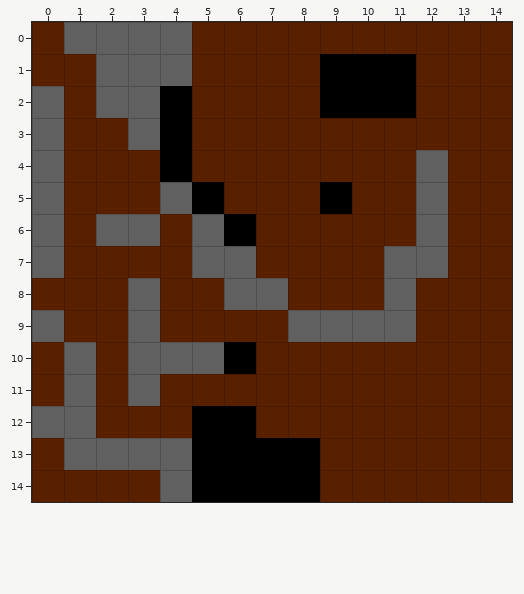
Two states of a Tiled map, client/data/maps.tmx. That is the earlier state.
Cells are 32x32 px. Shown: x 0..14, y 0..14.
New version:
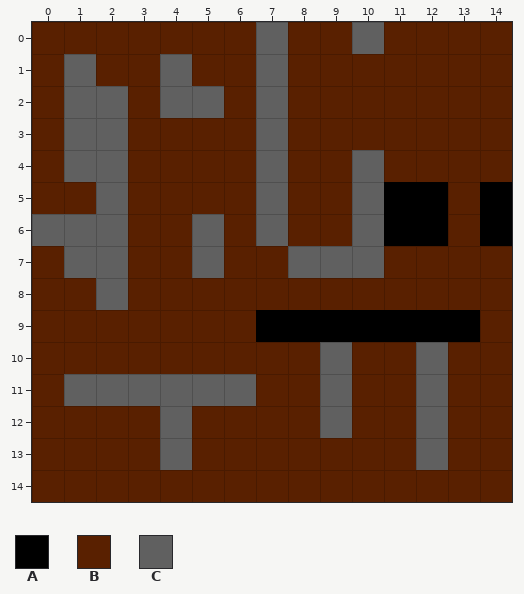
Key: from "testtiles": A 0, B 1, C 2.
_ is an empty cell, . an unchanged one.
Tiles of an added or newly shown layer are drawn over the layers below it.
Edits made:
--- layer "Tile Layer 1" (removed)
@@ x 0..14 @@
- 0 .CCCC..B..B....
- 1 .BCC...B.AAA...
- 2 CB.CAB.B.AAA...
- 3 CBBCA..B.......
- 4 CBB.A..B..B.C..
- 5 C.B.CA.B.ABBC.B
- 6 .B.C..AB..BBC.B
- 7 CBB...C.BBBCC..
- 8 ..BC..CC...C...
- 9 C..C...BCCCCBB.
-10 .C.CCCA..B..B..
-11 ..B.BBB..B..B..
-12 CC..BAA..B..B..
-13 .CCC.AAAA...B..
-14 ....CAAAA......
+ 0 .____.._.._....
+ 1 .___..._.___...
+ 2 __.___._.___...
+ 3 _____.._.......
+ 4 ___._.._.._._..
+ 5 _._.__._.____._
+ 6 ._._..__..___._
+ 7 ___..._._____..
+ 8 ..__..__..._...
+ 9 _.._..._______.
+10 ._.____.._.._..
+11 .._.___.._.._..
+12 __..___.._.._..
+13 .___.____..._..
+14 ...._____......
--- layer "layer1" (added)
@@ x 0..14 @@
- 0 .____.._.._....
- 1 .___..._.___...
- 2 __.___._.___...
- 3 _____.._.......
- 4 ___._.._.._._..
- 5 _._.__._.____._
- 6 ._._..__..___._
- 7 ___..._._____..
- 8 ..__..__..._...
- 9 _.._..._______.
-10 ._.____.._.._..
-11 .._.___.._.._..
-12 __..___.._.._..
-13 .___.____..._..
-14 ...._____......
+ 0 .BBBB..C..C....
+ 1 .CBB...C.BBB...
+ 2 BC.BCC.C.BBB...
+ 3 BCCBB..C.......
+ 4 BCC.B..C..C.B..
+ 5 B.C.BB.C.BCAA.A
+ 6 .C.B..BC..CAA.A
+ 7 BCC...B.CCCBB..
+ 8 ..CB..BB...B...
+ 9 B..B...AAAAAAA.
+10 .B.BBBB..C..C..
+11 ..C.CCC..C..C..
+12 BB..CBB..C..C..
+13 .BBB.BBBB...C..
+14 ....BBBBB......
